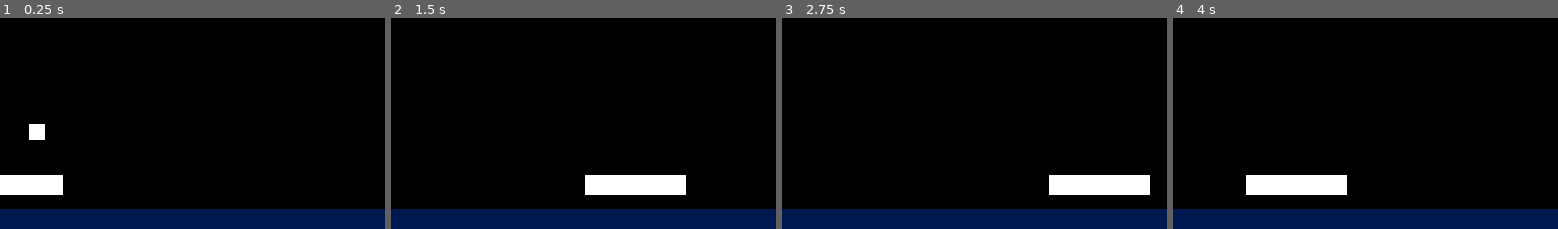
Above: before the commit, frames 1-4 (left to right).
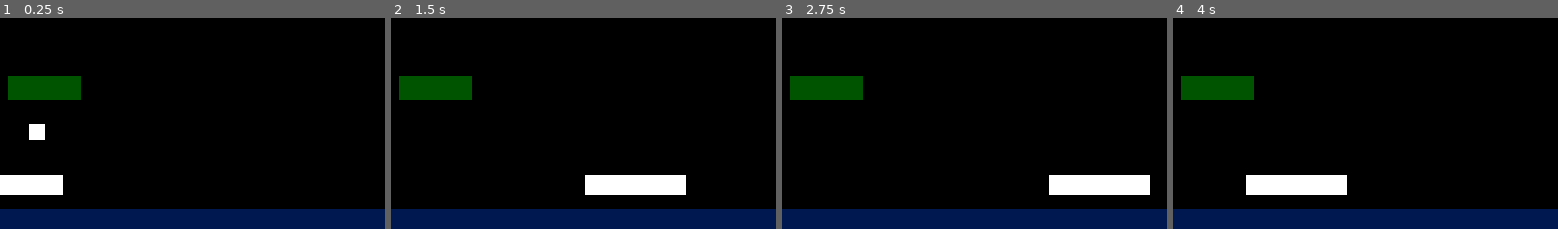
Above: after the commit, the same moments.

Repository: AlixBarreaux/simple-breakout
Game: Godot game, scene res://Scenes/Levels/LevelTest.tscn
The game is run twice, just before and just after one commit, with the same random seed, the same clock (stepped at 60 frames per second) and the same inputs. This scene is started directly instead of the project's main scene.
Inputs:
- Up to frame 1 (0.25 s): no input
- Up to frame 2 (1.5 s): tap Enter at 0.5 s; hold D (move_right) 0.53-1.28 s; tap Space (launch_ball) at 0.6, 1.35 s; hold Q (move_left) from 1.28 s (still down)
- Up to frame 3 (2.75 s): release Q (move_left) at 2.03 s; hold D (move_right) from 2.03 s (still down); tap Space (launch_ball) at 2.1 s
- Up to frame 4 (4 s): tap Space (launch_ball) at 2.85, 3.6 s; release D (move_right) at 3.53 s; hold Q (move_left) from 3.53 s (still down)
The pictures show only the part of the screen within x 48-98%, y 50-100%; the shares and areas given below are measured in that part.

The runs differ from the first frame. In frame 1, 2.2% of the frame differs, in the area x 2-22%, y 27-39%; in frame 2, 2.2%; in frame 3, 2.2%; in frame 4, 2.2%.

Commit message:
Add an EndingMenu to load as the next level in the last level

Diff:
--- /dev/null
+++ b/EndingMenu.tscn
@@ -0,0 +1,69 @@
+[gd_scene load_steps=5 format=2]
+
+[ext_resource path="res://Resources/Themes/pasti_title_label.tres" type="Theme" id=1]
+[ext_resource path="res://Scenes/GUI/QuitToMainMenuButton.tscn" type="PackedScene" id=2]
+[ext_resource path="res://Scenes/GUI/QuitToDesktopButton.tscn" type="PackedScene" id=3]
+[ext_resource path="res://Resources/Themes/main_theme.tres" type="Theme" id=4]
+
+[node name="EndingMenu" type="Control"]
+anchor_right = 1.0
+anchor_bottom = 1.0
+theme = ExtResource( 4 )
+__meta__ = {
+"_edit_use_anchors_": false
+}
+
+[node name="ColorRect" type="ColorRect" parent="."]
+anchor_right = 1.0
+anchor_bottom = 1.0
+color = Color( 0, 0, 0, 1 )
+__meta__ = {
+"_edit_use_anchors_": false
+}
+
+[node name="TitleLabel" type="Label" parent="ColorRect"]
+anchor_right = 1.0
+margin_top = 80.0
+margin_bottom = 219.0
+theme = ExtResource( 1 )
+custom_constants/line_spacing = 25
+text = "You won!
+You are incredible!
+Thanks for playing this small game!"
+align = 1
+valign = 1
+autowrap = true
+__meta__ = {
+"_edit_use_anchors_": false,
+"_editor_description_": ""
+}
+
+[node name="HBoxContainer" type="HBoxContainer" parent="ColorRect"]
+anchor_top = 0.5
+anchor_right = 1.0
+anchor_bottom = 0.5
+margin_left = 108.0
+margin_top = 83.5
+margin_right = -108.0
+margin_bottom = 296.5
+custom_constants/separation = 30
+alignment = 1
+__meta__ = {
+"_edit_use_anchors_": false,
+"_editor_description_": ""
+}
+
+[node name="QuitToMainMenuButton" parent="ColorRect/HBoxContainer" instance=ExtResource( 2 )]
+margin_top = 0.0
+margin_right = 867.0
+margin_bottom = 213.0
+focus_neighbour_left = NodePath("../TryAgainButton")
+focus_neighbour_top = NodePath("../TryAgainButton")
+focus_neighbour_right = NodePath("../TryAgainButton")
+focus_neighbour_bottom = NodePath("../TryAgainButton")
+text = "quit to main menu"
+
+[node name="QuitToDesktopButton" parent="ColorRect/HBoxContainer" instance=ExtResource( 3 )]
+margin_left = 897.0
+margin_right = 1764.0
+margin_bottom = 213.0
--- a/Scenes/GUI/QuitToDesktopButton.tscn
+++ b/Scenes/GUI/QuitToDesktopButton.tscn
@@ -7,7 +7,7 @@
 margin_bottom = 134.0
 size_flags_horizontal = 3
 size_flags_vertical = 3
-text = "QUIT_TO_DESKTOP"
+text = "quit to desktop"
 script = ExtResource( 2 )
 __meta__ = {
 "_edit_use_anchors_": false
--- a/Scenes/GUI/QuitToMainMenuButton.tscn
+++ b/Scenes/GUI/QuitToMainMenuButton.tscn
@@ -8,7 +8,7 @@
 margin_bottom = 460.0
 size_flags_horizontal = 3
 size_flags_vertical = 3
-text = "QUIT"
+text = "quit"
 script = ExtResource( 2 )
 __meta__ = {
 "_edit_use_anchors_": false,
--- a/Scenes/Game.tscn
+++ b/Scenes/Game.tscn
@@ -1,11 +1,10 @@
-[gd_scene load_steps=8 format=2]
+[gd_scene load_steps=7 format=2]
 
 [ext_resource path="res://Scenes/GUI/GameOverMenu.tscn" type="PackedScene" id=1]
 [ext_resource path="res://Scenes/GUI/InGameGUI.tscn" type="PackedScene" id=2]
 [ext_resource path="res://Scenes/GUI/PauseMenu.tscn" type="PackedScene" id=3]
 [ext_resource path="res://Scenes/Sub_Game_Managers/LivesManager.tscn" type="PackedScene" id=4]
 [ext_resource path="res://Scenes/Sub_Game_Managers/ScoreManager.tscn" type="PackedScene" id=5]
-[ext_resource path="res://Scripts/Sub_Game_Managers/score_manager.gd" type="Script" id=6]
 [ext_resource path="res://Scripts/game.gd" type="Script" id=7]
 
 [node name="Game" type="Node"]
@@ -15,7 +14,6 @@
 lives_gui_node_path = NodePath("../InGameGUICanvasLayer/InGameGUI/HBoxContainer/LivesGUI")
 
 [node name="ScoreManager" parent="." instance=ExtResource( 5 )]
-script = ExtResource( 6 )
 score_gui_node_path = NodePath("../InGameGUICanvasLayer/InGameGUI/HBoxContainer/ScoreGUI")
 
 [node name="InGameGUICanvasLayer" type="CanvasLayer" parent="."]
@@ -27,12 +25,14 @@
 margin_bottom = -2.37842
 
 [node name="LivesGUI" parent="InGameGUICanvasLayer/InGameGUI/HBoxContainer" index="0"]
-margin_left = 1.0
-margin_right = 150.0
+margin_left = 735.0
+margin_right = 930.0
+margin_bottom = 46.0
 
 [node name="ScoreGUI" parent="InGameGUICanvasLayer/InGameGUI/HBoxContainer" index="1"]
-margin_left = 250.0
-margin_right = 412.0
+margin_left = 1030.0
+margin_right = 1244.0
+margin_bottom = 46.0
 
 [node name="GameOverMenu" parent="InGameGUICanvasLayer" instance=ExtResource( 1 )]
 visible = false
--- a/Scenes/Levels/LevelTest.tscn
+++ b/Scenes/Levels/LevelTest.tscn
@@ -28,8 +28,8 @@
 position = Vector2( -22.2236, 0 )
 shape = SubResource( 1 )
 
-[node name="Brick2" parent="Bricks" index="0" instance=ExtResource( 2 )]
-position = Vector2( 1960, 580 )
+[node name="Brick" parent="Bricks" index="0" instance=ExtResource( 2 )]
+position = Vector2( 980, 700 )
 
 [node name="Floor" type="StaticBody2D" parent="Terrain" index="1"]
 position = Vector2( 2070, 1030 )
Not shown, changed: Translations/menus.pot
